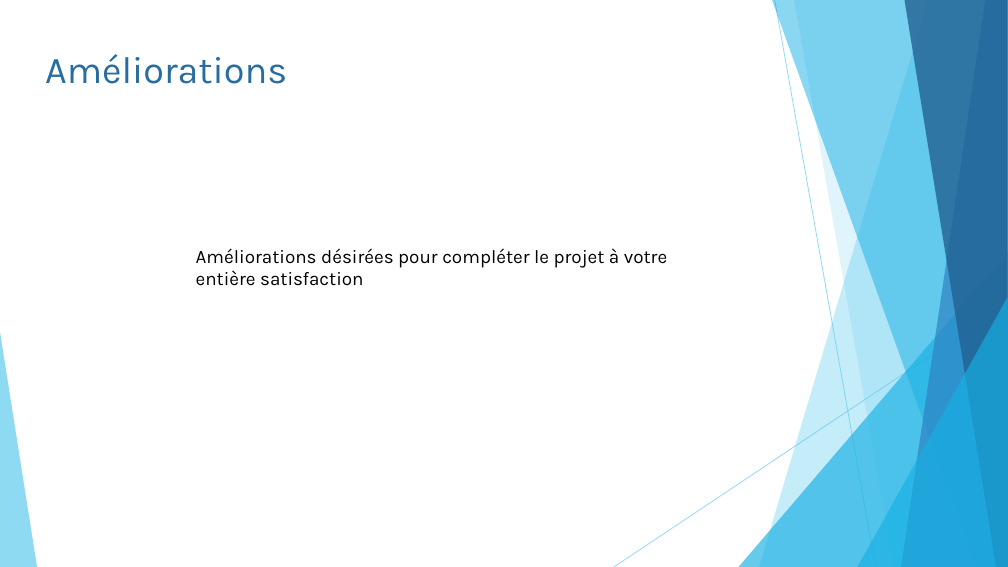
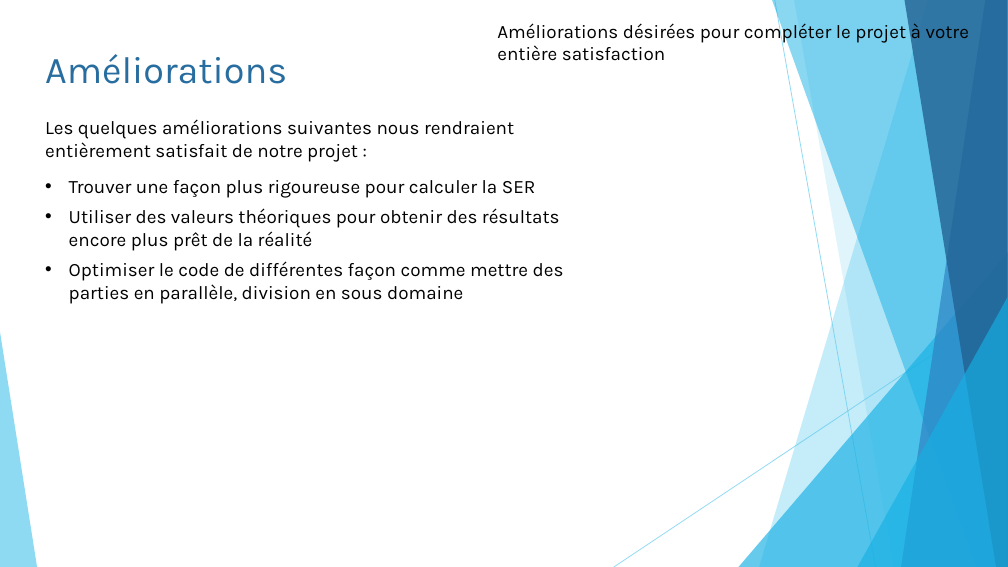
Before and after one commit to pierreluc-plt/ProjetSimulation, a slide deck: slide 23 of Oral/Présentation_Eq11.pptx (slide 22 before the commit). Drawn at 1008x567 pixels with LibreOffice and Linux fonts; fonts in the diff are those of the drawing. Boxes give left, top, right and bottom in pixels: in the first picture for what was removed or moved away, otherwise in the second. Text is boxed around its words. In the diff, an @@ line names an element or a change of style, - is before the commit and + after.

Commit message:
Update Présentation_Eq11.pptx
Reste à mettre des résultats et restructurer ça un tit peu (Partie SER aussi à faire)

```diff
--- a/Oral/Présentation_Eq11.pptx
+++ b/Oral/Présentation_Eq11.pptx
@@ text "Améliorations désirées pour compléter le ...": place and size @@
-text "Améliorations désirées pour compléter le ..." at bbox=[196, 248, 667, 286]
+text "Améliorations désirées pour compléter le ..." at bbox=[497, 21, 969, 61]
@@ text added at bbox=[45, 119, 564, 304], 18 pt, text #000000 @@
+Les quelques améliorations suivantes nous rendraient entièrement satisfait de notre projet :
+• Trouver une façon plus rigoureuse pour calculer la SER
+• Utiliser des valeurs théoriques pour obtenir des résultats encore plus prêt de la réalité
+• Optimiser le code de différentes façon comme mettre des parties en parallèle, division en sous domaine
```
Also in this commit, not shown: 8 other slides changed, 1 slide added.
